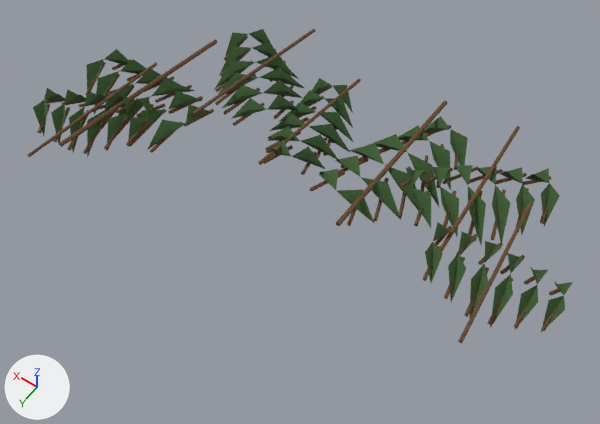
Two versions of the OBJ model Assets/ProjectOEN/ProductionArt/Meshes/environment_set_dressing/en-008_palm_frond_ground_clutter__medium.obj, one commit apart.
Camera for both pictures: a camera (50 mm lens) standing at (-1.217, 1.519, 2.205) and looking at (-0.174, 0.059, -0.089). The lights are fixed; the arrows at lower left show +X, +Y and +Z. The older version comes first. Where no turn or scale is listed for an object, it has been applied to the vertices. Vertices at exactly the same position are counted once.

Names of what the first picture shows: 'en-008_palm_frond_ground_clutter__medium'.
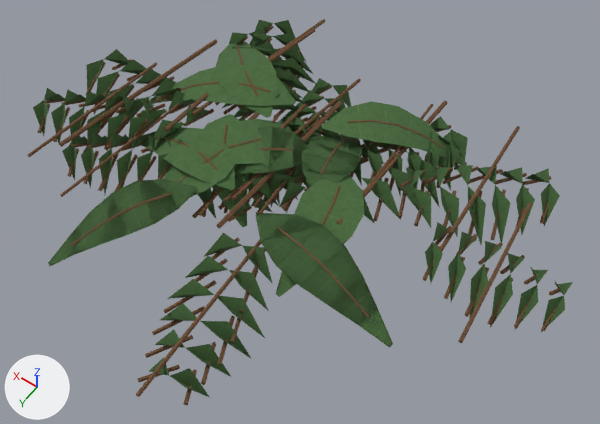
The change in detail:
me_en_008_palm_frond_ground_clutter__medium is used by ob_en_008_palm_frond_ground_clutter__medium; location (0.0, 0.0, 0.0).
me_en_008_palm_frond_ground_clutter__medium had 1400 vertices, 2016 faces and spanned x -1.1..0.93, y -0.71..0.47, z -0.15..0.05.
me_en_008_palm_frond_ground_clutter__medium now has 3932 vertices, 5916 faces and spans x -1.1..0.93, y -0.8..0.92, z -0.15..0.05.
me_en_008_palm_frond_ground_clutter__medium part 1: the loose piece of 14 vertices spanning x 0.57..0.67, y -0.41..0.37, z -0.03..0.01 is copied, and the copy is scaled about its middle by (-0.646, 0.636, 0.144), then moved by (-0.7, -0.01, 0.0); it spans x -0.11..-0.05, y -0.28..0.21, z -0.02..0.0.
me_en_008_palm_frond_ground_clutter__medium part 2: the loose piece of 12 vertices spanning x -0.13..-0.09, y -0.15..-0.02, z -0.02..0.01 is copied, and the copy is multiplied about its middle by the matrix ((-0.503, -0.017, -0.944), (0.139, 1.057, -0.094), (0.934, -0.166, -0.495)), then moved by (-0.01, 0.11, -0.06); it spans x -0.13..-0.11, y -0.04..0.09, z -0.1..-0.03.
me_en_008_palm_frond_ground_clutter__medium part 3: the loose piece of 14 vertices spanning x -0.69..-0.62, y -0.7..0.0, z -0.04..0.03 is copied, and the copy is scaled about its middle by (0.744, 0.797, 0.852), then moved by (0.32, 0.01, 0.0); it spans x -0.36..-0.3, y -0.61..-0.05, z -0.03..0.02.
me_en_008_palm_frond_ground_clutter__medium part 4: the loose piece of 7 vertices spanning x -0.6..-0.42, y -0.31..-0.11, z -0.05..0.04 is copied, and the copy is scaled about its middle by (0.843, 0.752, 1.1), then moved by (0.28, 0.0, -0.01); it spans x -0.3..-0.14, y -0.29..-0.14, z -0.06..0.04.
me_en_008_palm_frond_ground_clutter__medium part 5: the loose piece of 7 vertices spanning x -0.68..-0.46, y -0.39..-0.15, z -0.07..0.02 is copied, and the copy is scaled about its middle by (0.847, 0.749, 1.07), then moved by (0.3, 0.0, 0.0); it spans x -0.36..-0.17, y -0.35..-0.18, z -0.08..0.03.
me_en_008_palm_frond_ground_clutter__medium part 6: the loose piece of 7 vertices spanning x -0.68..-0.46, y -0.39..-0.15, z -0.07..0.02 is copied, and the copy is scaled about its middle by (0.966, 0.854, 1.16), then moved by (0.25, -0.05, -0.02); it spans x -0.42..-0.2, y -0.41..-0.21, z -0.11..0.01.
me_en_008_palm_frond_ground_clutter__medium part 7: the loose piece of 12 vertices spanning x -0.28..-0.19, y -0.37..-0.16, z -0.08..-0.04 is copied, and the copy is scaled about its middle by (-0.605, 0.712, -1.2), then moved by (-0.13, 0.01, 0.01); it spans x -0.39..-0.33, y -0.33..-0.18, z -0.08..-0.03.
me_en_008_palm_frond_ground_clutter__medium part 8: the loose piece of 7 vertices spanning x -0.76..-0.5, y -0.46..-0.19, z -0.1..0.0 is copied, and the copy is scaled about its middle by (0.799, 0.703, 1.07), then moved by (0.27, -0.04, -0.01); it spans x -0.46..-0.25, y -0.45..-0.26, z -0.12..0.0.
me_en_008_palm_frond_ground_clutter__medium part 9: the loose piece of 7 vertices spanning x -0.81..-0.57, y -0.5..-0.25, z -0.12..-0.01 is copied, and the copy is scaled about its middle by (0.707, 0.622, 1.01), then moved by (0.28, -0.03, 0.0); it spans x -0.48..-0.32, y -0.48..-0.33, z -0.12..-0.01.
me_en_008_palm_frond_ground_clutter__medium part 10: 2203 vertices added at x -0.71..0.69, y -0.8..0.92, z -0.15..0.05.
Other edits to the shape of me_en_008_palm_frond_ground_clutter__medium do not show in these pictures.

Location of each change, [x1, y1, x2, y2] in pixels of the pictures (600 x 424 px):
'en-008_palm_frond_ground_clutter__medium', reshaped (23% taller): before [28, 29, 573, 343]; after [28, 19, 573, 405]
part 1 of me_en_008_palm_frond_ground_clutter__medium, added (mostly hidden): after [259, 130, 324, 213]
part 2 of me_en_008_palm_frond_ground_clutter__medium, added: after [283, 177, 304, 211]
part 3 of me_en_008_palm_frond_ground_clutter__medium, added: after [363, 104, 433, 192]
part 4 of me_en_008_palm_frond_ground_clutter__medium, added: after [341, 137, 362, 186]
part 5 of me_en_008_palm_frond_ground_clutter__medium, added: after [362, 139, 382, 181]
part 6 of me_en_008_palm_frond_ground_clutter__medium, added: after [384, 143, 403, 197]
part 7 of me_en_008_palm_frond_ground_clutter__medium, added: after [389, 157, 401, 191]
part 8 of me_en_008_palm_frond_ground_clutter__medium, added: after [407, 147, 422, 189]
part 9 of me_en_008_palm_frond_ground_clutter__medium, added: after [426, 131, 440, 176]
part 10 of me_en_008_palm_frond_ground_clutter__medium, added (green): after [48, 19, 467, 405]
